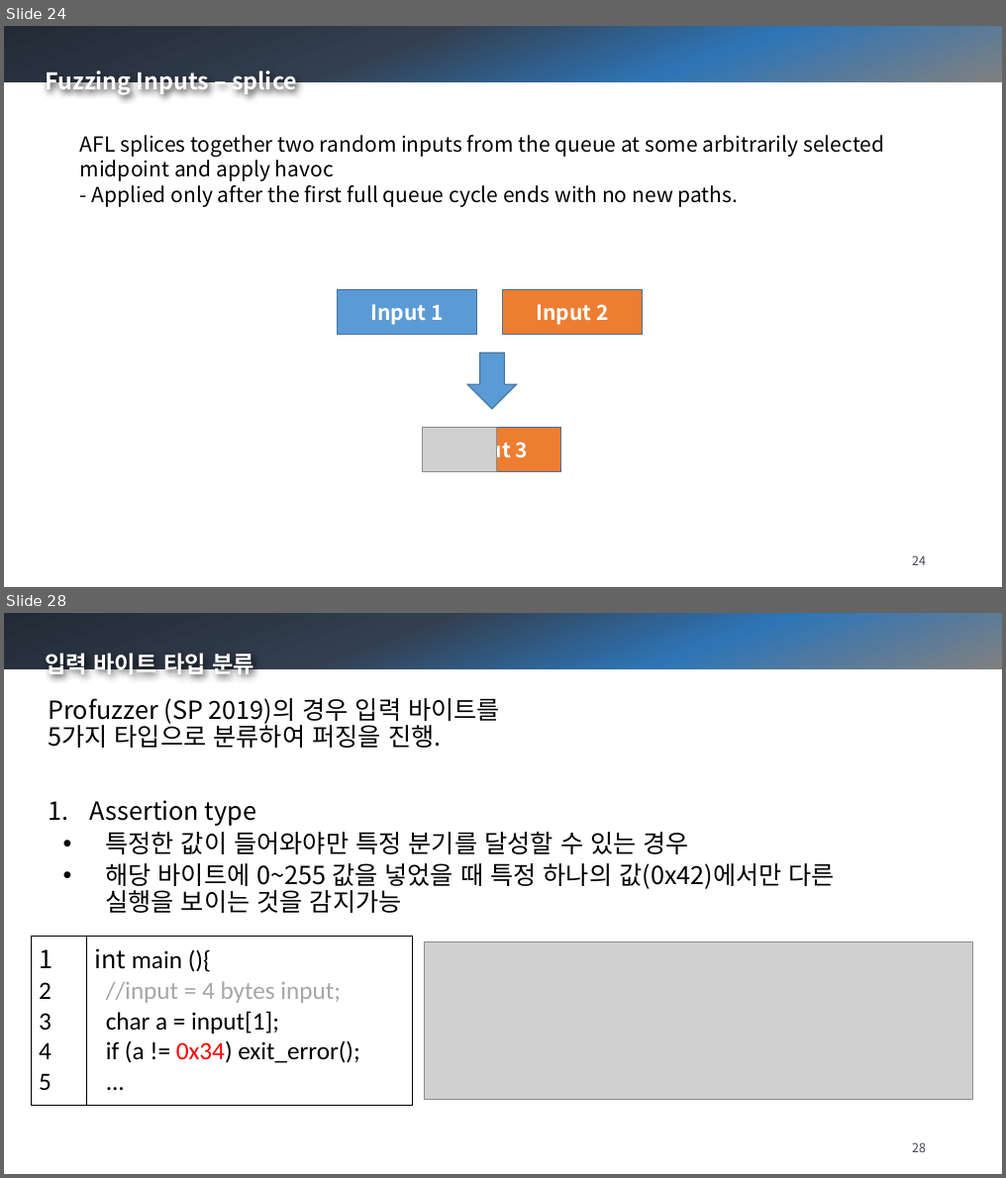
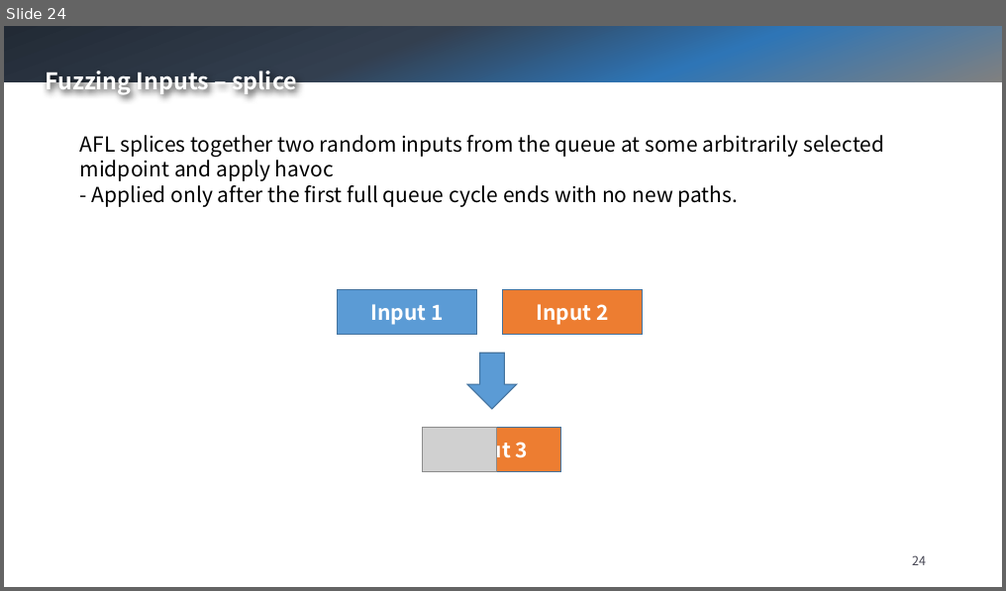
Before and after one commit to swtv-kaist/cs458-spring24, a slide deck: 4-fuzzing/lec41-intro-to-afl++-v2.pptx. Shown one above the other, each under a label of ours: slides 24 and 28 before the commit, slide 24 after it; the slides between them are not shown. The pictures are 1006x1178 and 1006x591 pixels, drawn with LibreOffice and Linux fonts; fonts in the diff are those of the drawing; grey boxes stand for pictures; background and template pictures are left out. Boxes give left, top, right and bottom in pixels: in the first picture for what was removed or moved away, otherwise in the second. Text is boxed around its words. In the diff, an @@ line names an element or a change of style, - is before the commit and + after.

```diff
--- a/4-fuzzing/lec41-intro-to-afl++-v2.pptx
+++ b/4-fuzzing/lec41-intro-to-afl++-v2.pptx
@@ slide 28 removed at [4, 613, 1002, 1174], background picture (left out); not listed: 1 template element that a slide beside it also shows @@
@@ text removed at [45, 649, 254, 678] @@
-입력 바이트 타입 분류
@@ text removed at [48, 698, 835, 913] @@
-Profuzzer (SP 2019)의 경우 입력 바이트를
-5가지 타입으로 분류하여 퍼징을 진행.
-1. Assertion type
-  • 특정한 값이 들어와야만 특정 분기를 달성할 수 있는 경우
-  • 해당 바이트에 0~255 값을 넣었을 때 특정 하나의 값(0x42)에서만 다른 실행을 보이는 것을 감지가능
@@ table removed at [32, 936, 413, 1106], 1 rows, 2 columns @@
-1 / 2 / 3 / 4 / 5 | int main (){ / //input = 4 bytes input; / char a = input[1]; / if (a != 0x34) exit_error(); / ...
@@ picture removed at [424, 943, 973, 1100] @@
@@ page number removed at [912, 1143, 926, 1153] @@
-28
```
Also in this commit, not shown: 18 other slides removed, 1 other file.
